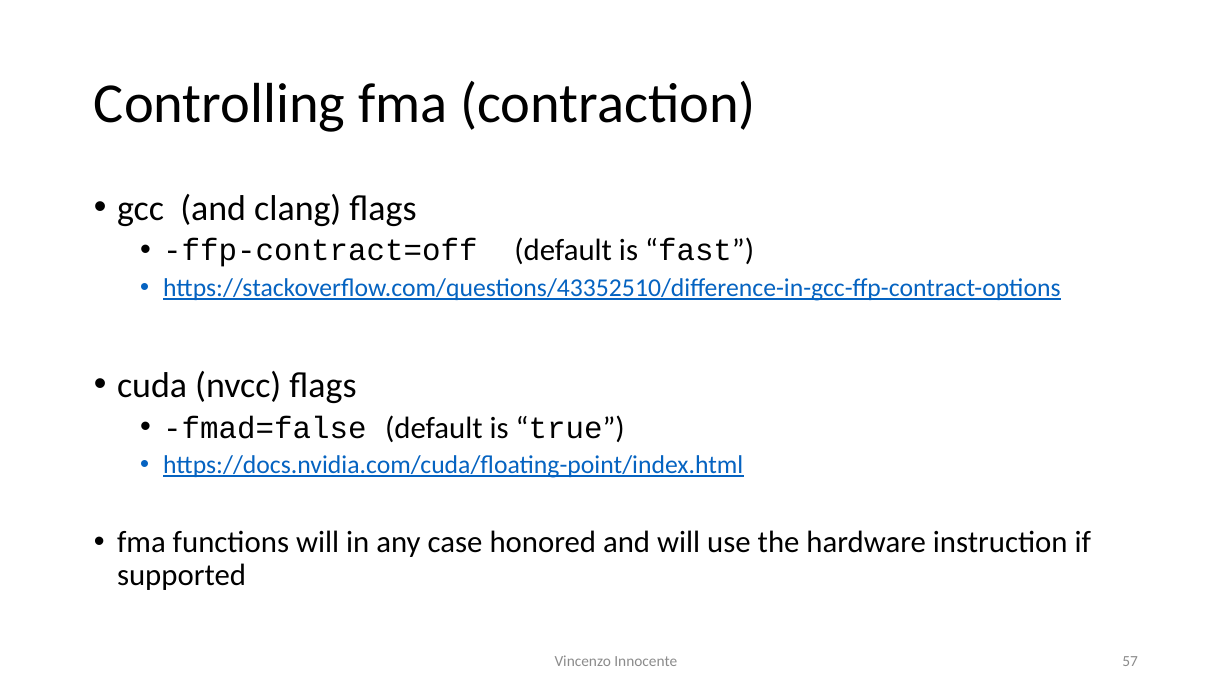
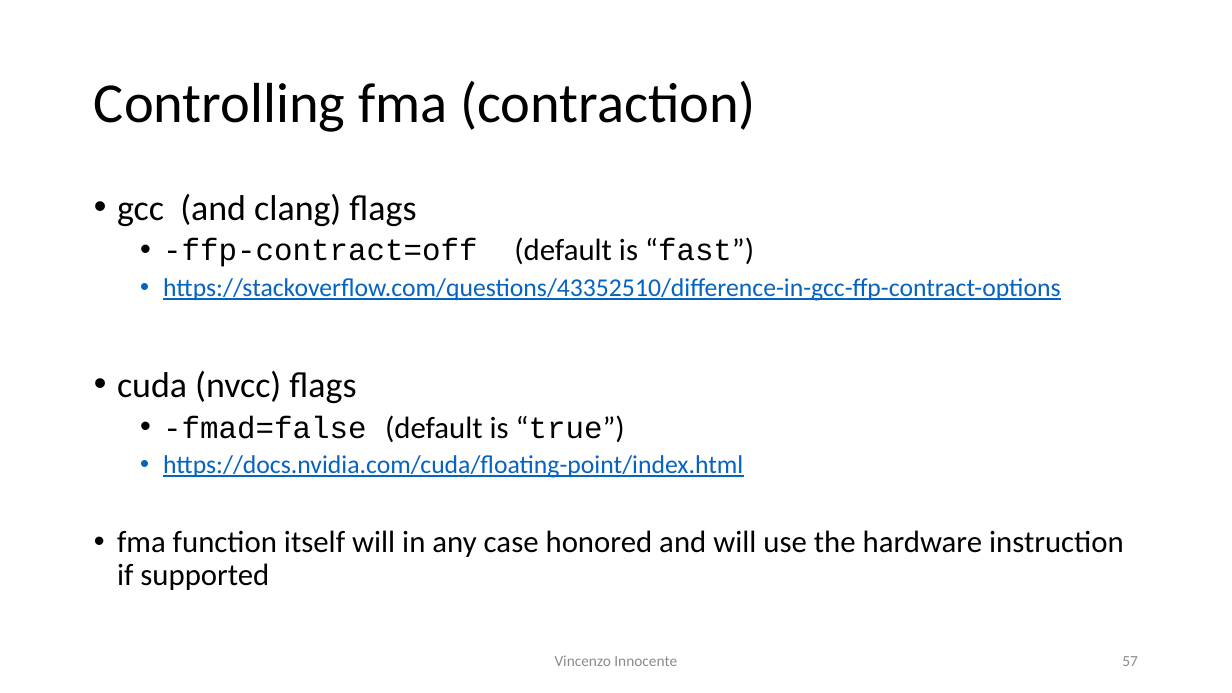
Before and after one commit to VinInn/FPCourse, a slide deck: slide 57 of Slides/FPforScientist.pptx. Drawn at 1232x693 pixels with LibreOffice and Linux fonts; fonts in the diff are those of the drawing. Boxes give left, top, right and bottom in pixels: in the first picture for what was removed or moved away, otherwise in the second. Text is boxed around its words. In the diff, an @@ line names an element or a change of style, - is before the commit and + after.

```diff
--- a/Slides/FPforScientist.pptx
+++ b/Slides/FPforScientist.pptx
@@ text at (117, 530, 1124, 590): text changed @@
-• fma functions will in any case honored and will use the hardware instruction if supported
+• fma function itself will in any case honored and will use the hardware instruction if supported
```
Also in this commit, not shown: 13 other slides changed.
